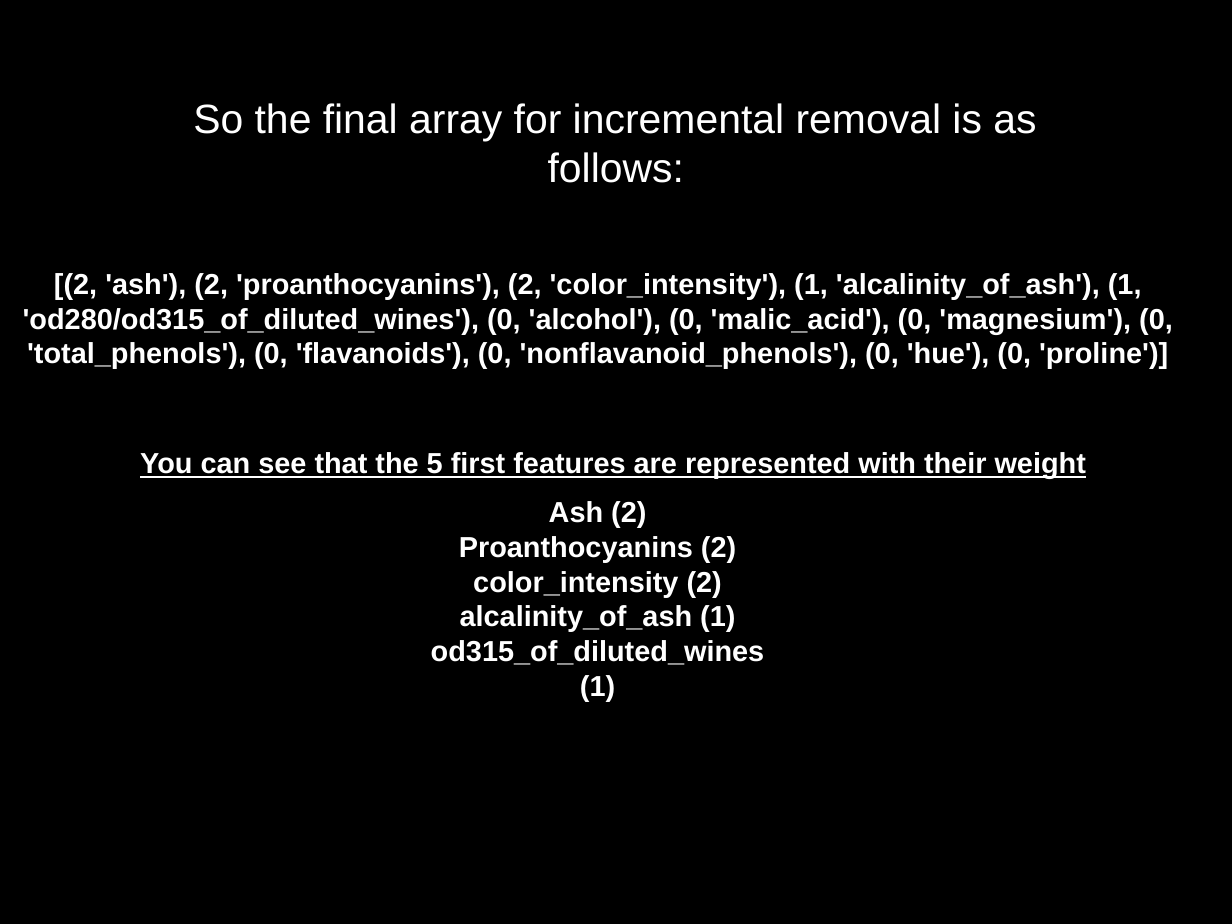
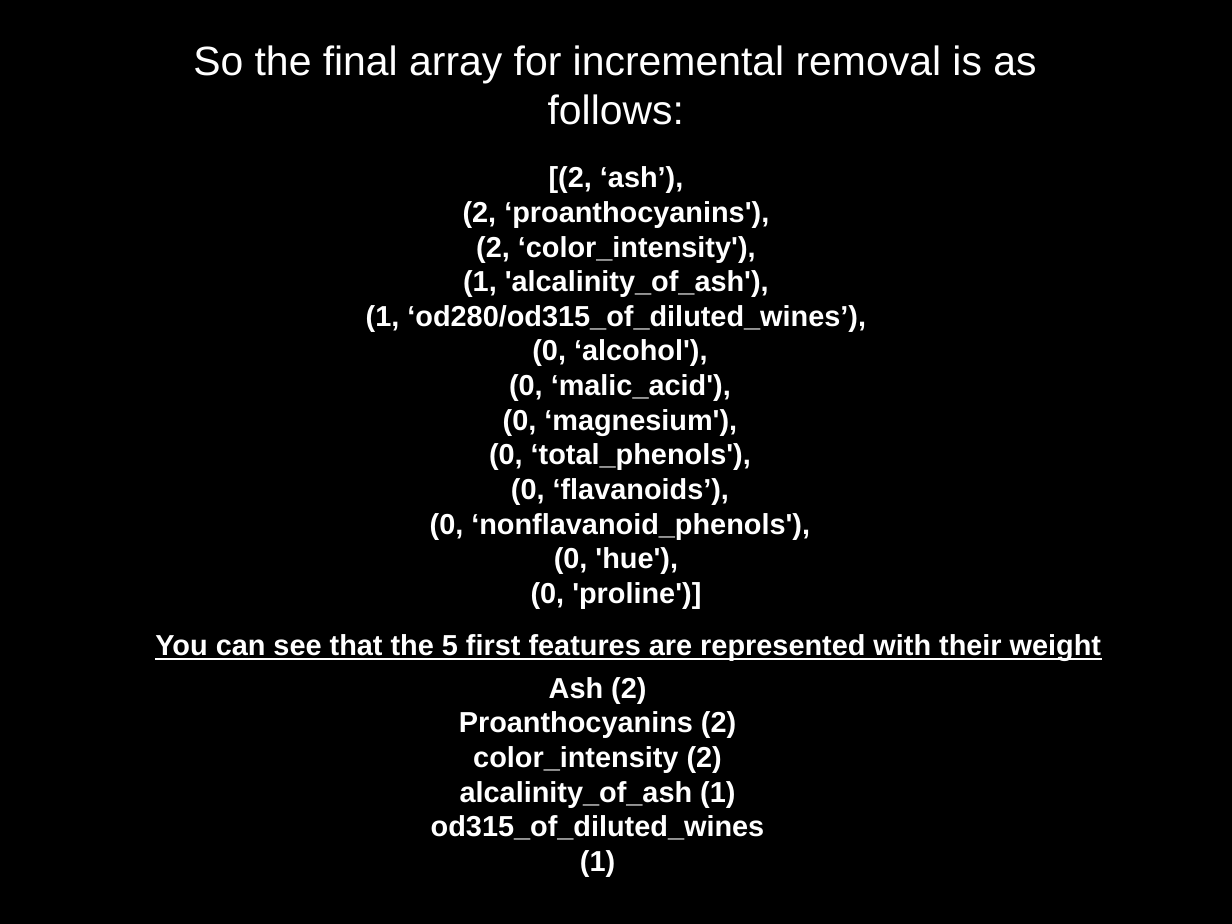
Before and after one commit to SC-CEBD-1160/project, a slide deck: slide 6 of PresentationPPT-SC.pptx. Drawn at 1232x924 pixels with LibreOffice and Linux fonts; fonts in the diff are those of the drawing. Boxes give left, top, right and bottom in pixels: in the first picture for what was removed or moved away, otherwise in the second. Text is boxed around its words. In the diff, an @@ line names an element or a change of style, - is before the commit and + after.

Commit message:
Update to README.MD file and presentation files

```diff
--- a/PresentationPPT-SC.pptx
+++ b/PresentationPPT-SC.pptx
@@ subtitle "So the final array for ...": place and size @@
-subtitle "So the final array for ..." at [193,103,1036,183]
+subtitle "So the final array for ..." at [193,45,1036,125]
@@ text at [366,166,866,608]: text changed @@
-[(2, 'ash'), (2, 'proanthocyanins'), (2, 'color_intensity'), (1, 'alcalinity_of_ash'), (1, 'od280/od315_of_diluted_wines'), (0, 'alcohol'), (0, 'malic_acid'), (0, 'magnesium'), (0, 'total_phenols'), (0, 'flavanoids'), (0, 'nonflavanoid_phenols'), (0, 'hue'), (0, 'proline')]
+[(2, ‘ash’),
+(2, ‘proanthocyanins'),
+(2, ‘color_intensity'),
+(1, 'alcalinity_of_ash'),
+(1, ‘od280/od315_of_diluted_wines’),
+(0, ‘alcohol'),
+(0, ‘malic_acid'),
+(0, ‘magnesium'),
+(0, ‘total_phenols'),
+(0, ‘flavanoids’),
+(0, ‘nonflavanoid_phenols'),
+(0, 'hue'),
+(0, 'proline')]
@@ text "You can see that the ...": place and size @@
-text "You can see that the ..." at [140,452,1086,478]
+text "You can see that the ..." at [155,634,1101,661]
@@ text "Ash (2) Proanthocyanins (2)": place and size @@
-text "Ash (2) Proanthocyanins (2)" at [431,501,765,701]
+text "Ash (2) Proanthocyanins (2)" at [431,677,765,876]
```
Also in this commit, not shown: 1 other slide changed, 2 other files.
